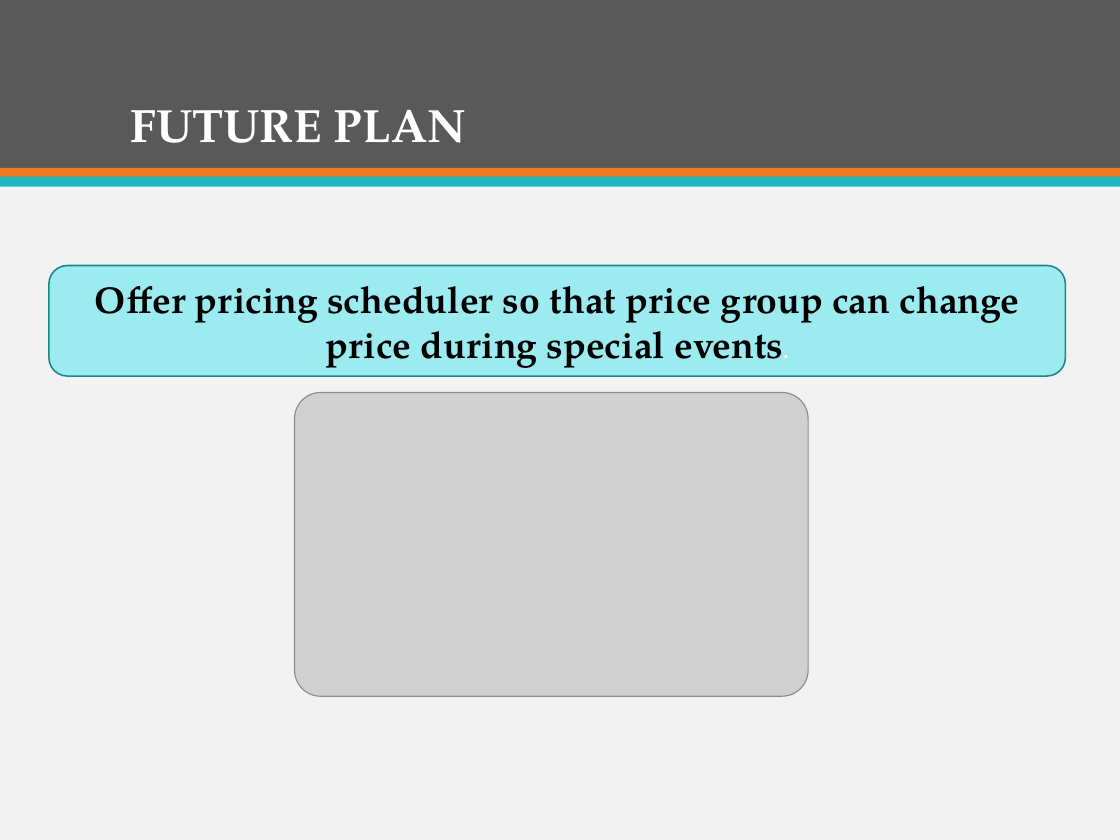
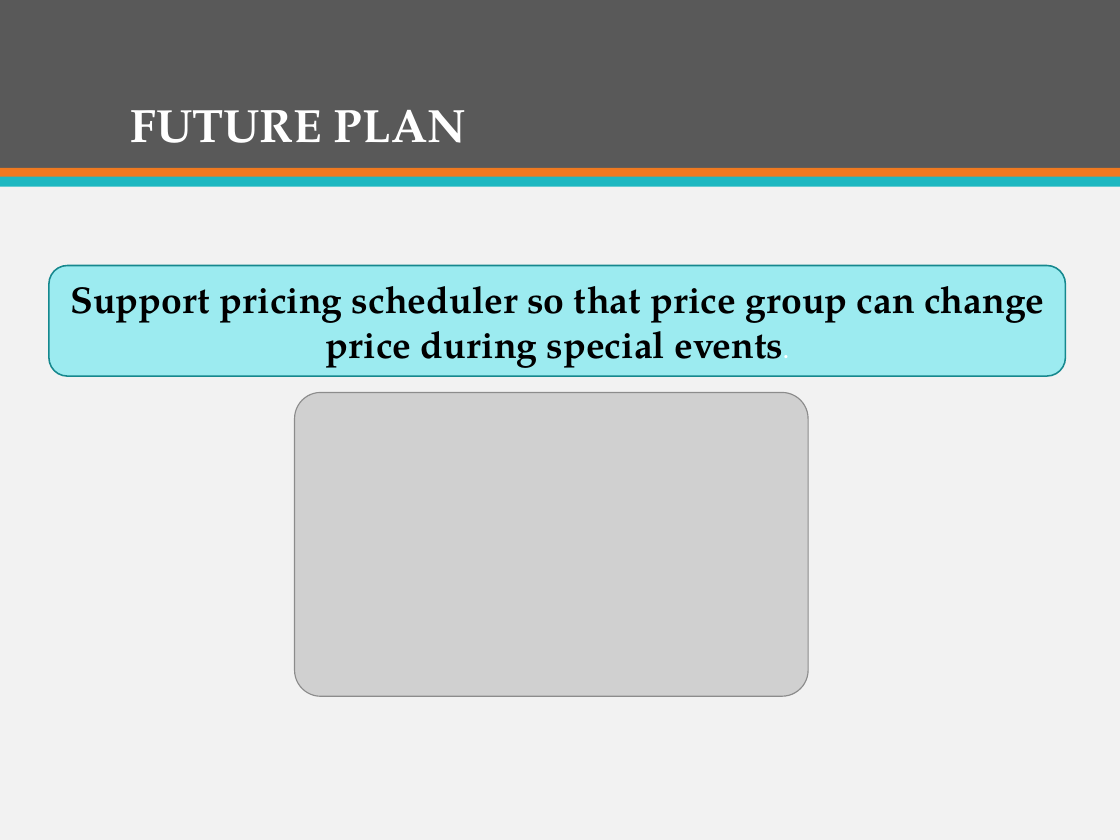
Before and after one commit to firzgard/CarRentalPortal, a slide deck: slide 63 of slide/CAR RENTAL PORTAL-Official.pptx (slide 64 before the commit). Drawn at 1120x840 pixels with LibreOffice and Linux fonts; fonts in the diff are those of the drawing; grey boxes stand for pictures. Boxes give left, top, right and bottom in pixels: in the first picture for what was removed or moved away, otherwise in the second. Text is boxed around its words. In the diff, an @@ line names an element or a change of style, - is before the commit and + after.

```diff
--- a/slide/CAR RENTAL PORTAL-Official.pptx
+++ b/slide/CAR RENTAL PORTAL-Official.pptx
@@ text in rounded rectangle at (x1=70, y1=286, x2=1044, y2=368): text changed @@
-Offer pricing scheduler so that price group can change price during special events.
+Support pricing scheduler so that price group can change price during special events.
```
Also in this commit, not shown: 9 other slides changed, 5 slides added, 6 slides removed.
